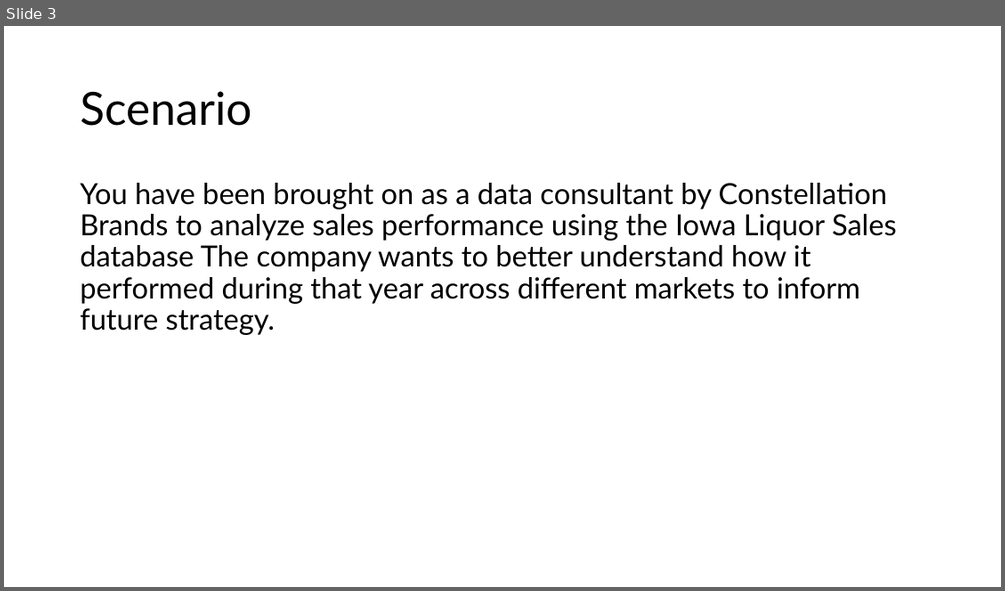
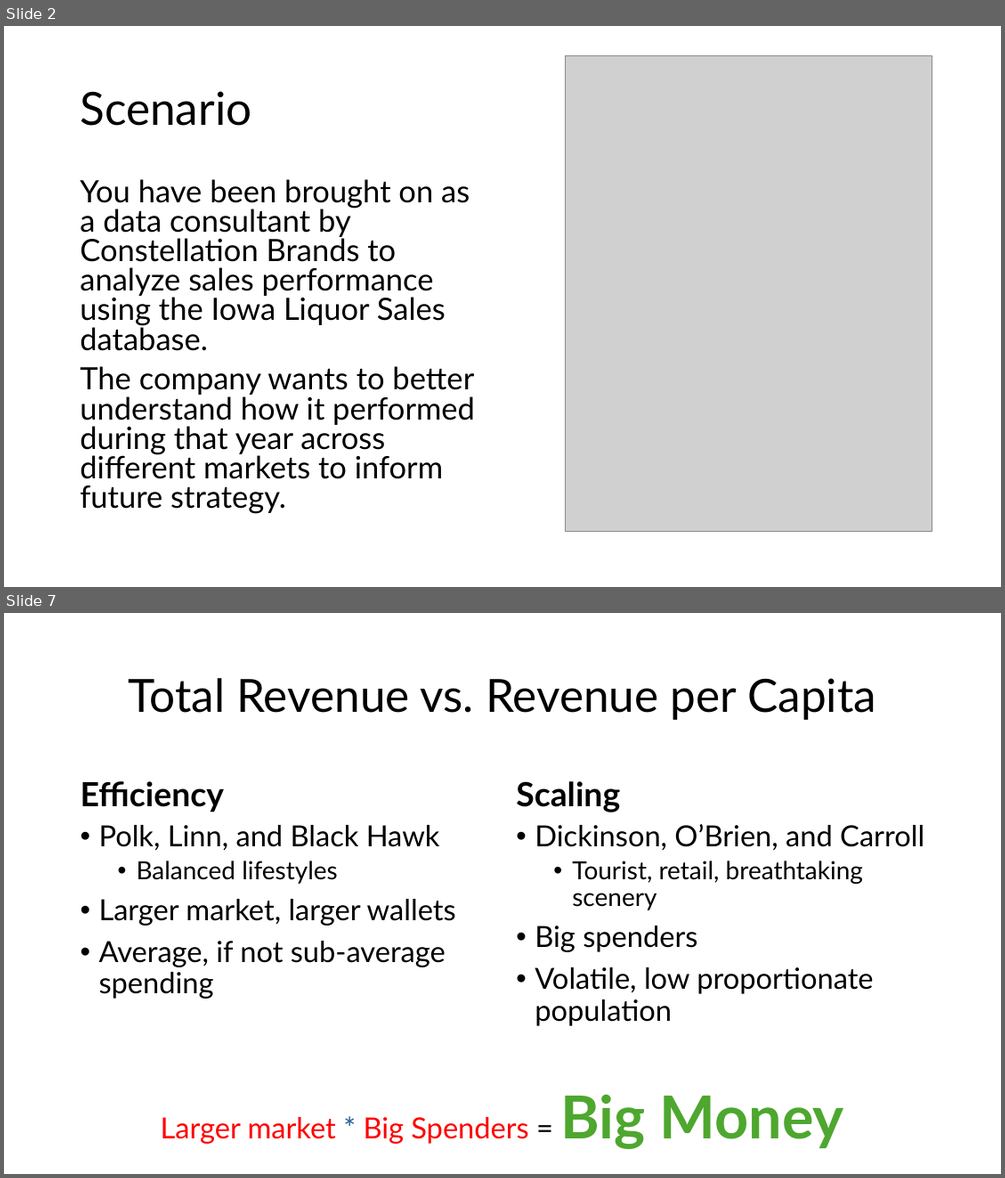
Before and after one commit to ltpham123/data-analytics, a slide deck: week-04/Pham_liquor_sales_presentation.pptx. Shown one above the other, each under a label of ours: slide 3 before the commit, slides 2 and 7 after it; the slides between them are not shown. The pictures are 1005x591 and 1005x1178 pixels, drawn with LibreOffice and Linux fonts; fonts in the diff are those of the drawing; grey boxes stand for pictures. Boxes give left, top, right and bottom in pixels: in the first picture for what was removed or moved away, otherwise in the second. Text is boxed around its words. In the diff, an @@ line names an element or a change of style, - is before the commit and + after.

```diff
--- a/week-04/Pham_liquor_sales_presentation.pptx
+++ b/week-04/Pham_liquor_sales_presentation.pptx
@@ slide 7 added at [4, 613, 1001, 1174], background #FFFFFF @@
@@ title added at [129, 678, 876, 720], 44 pt, text #000000 @@
+Total Revenue vs. Revenue per Capita
@@ text added at [81, 781, 224, 812], 32 pt, text #000000, bold @@
+Efficiency
@@ text added at [516, 781, 620, 812], 32 pt, text #000000, bold @@
+Scaling
@@ text added at [99, 825, 456, 998], 28 pt, text #000000 @@
+• Polk, Linn, and Black Hawk
+  • Balanced lifestyles
+• Larger market, larger wallets
+• Average, if not sub-average spending
@@ text added at [534, 824, 924, 1026], 28 pt, text #000000 @@
+• Dickinson, O’Brien, and Carroll
+  • Tourist, retail, breathtaking scenery
+• Big spenders
+• Volatile, low proportionate population
@@ text added at [161, 1094, 844, 1149], 28 pt, text #FF0000 @@
+Larger market * Big Spenders = Big Money
@@ what was slide 3 is now slide 2 @@
@@ slide 2 changed as well @@
@@ picture added at [566, 56, 933, 532] @@
@@ text at [80, 179, 475, 513]: text changed; size 28 to 29.6 pt @@
-You have been brought on as a data consultant by Constellation Brands to analyze sales performance using the Iowa Liquor Sales database The company wants to better understand how it performed during that year across different markets to inform future strategy.
+You have been brought on as a data consultant by Constellation Brands to analyze sales performance using the Iowa Liquor Sales database.
+The company wants to better understand how it performed during that year across different markets to inform future strategy.
```
Also in this commit, not shown: 2 other slides changed, 13 other slides added, 10 slides removed.
